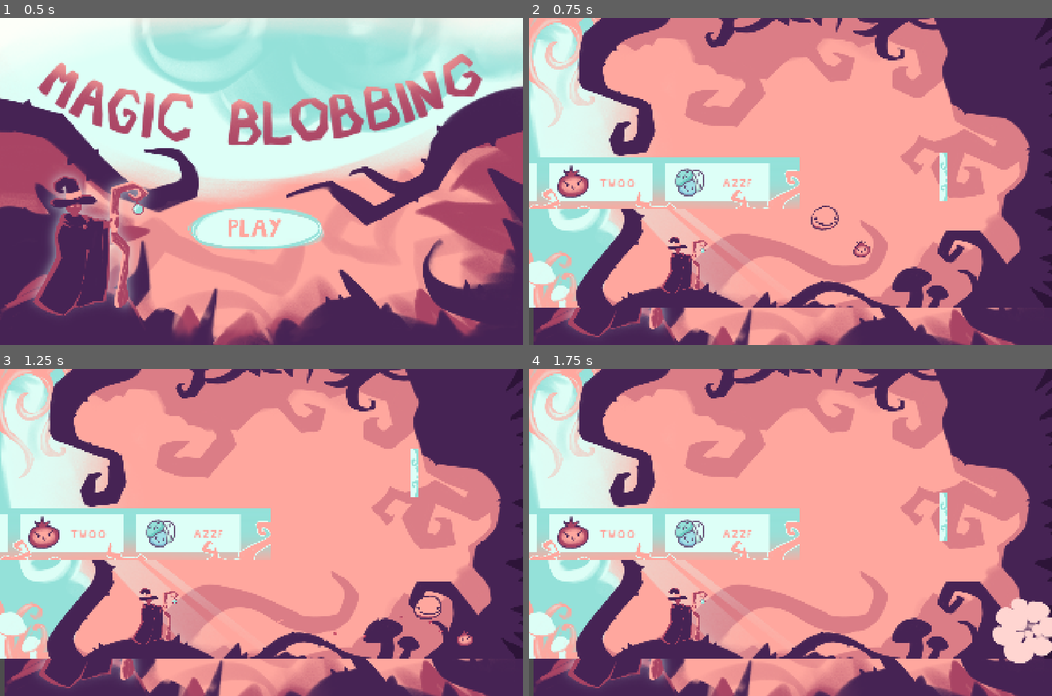
Above: before the commit, frames 1-4 (two rows, left to right).
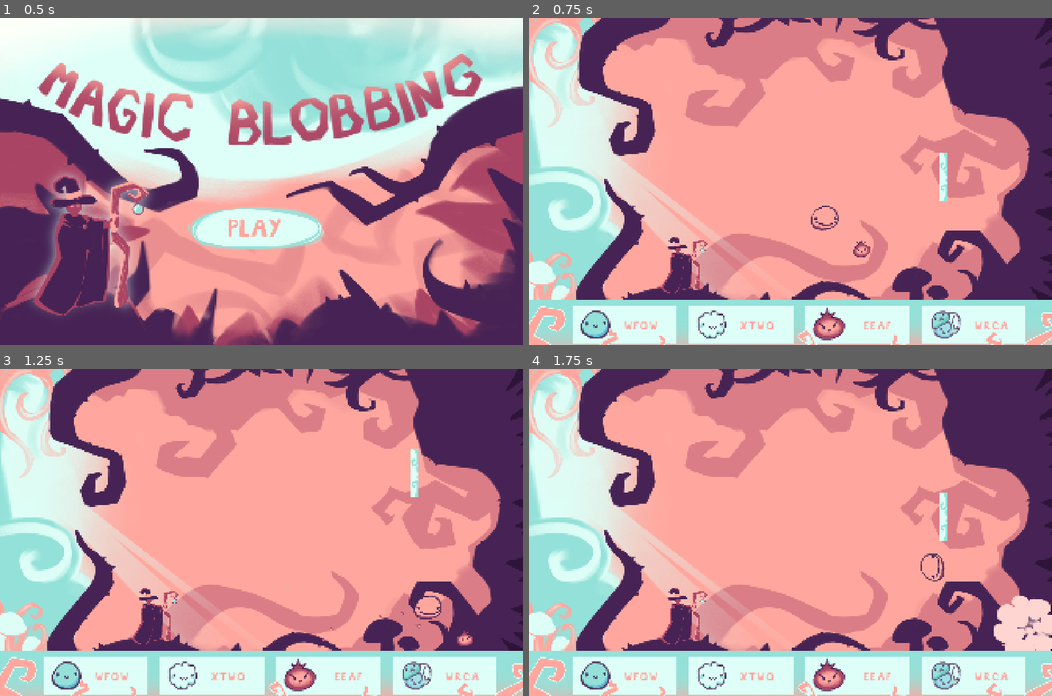
Above: after the commit, the same moments.

Repository: EmberDragons/Blobing
Game: Godot game, scene res://scenes/start.tscn
The game is run twice, just before and just after one commit, with the same random seed, the same clock (stepped at 60 frames per second) and the same inputs. This scene is started directly instead of the project's main scene. The engine's default icon, where the game draws it, is replaced by a stand-in: a white triangle on a blue panel in a dark square.
Inputs (mouse positions are in pixels of both pictures, inside the frame that each line leads up to):
- Up to frame 1 (0.5 s): no input
- Up to frame 2 (0.75 s): tap Enter at 0.5 s; move the mouse to (905, 165) at 0.52 s; hold Up (ui_up) from 0.53 s (still down); hold Space (activate) from 0.53 s (still down); click (905, 165) at 0.67 s
- Up to frame 3 (1.25 s): keep holding Up (ui_up); keep holding Space (activate)
- Up to frame 4 (1.75 s): move the mouse to (685, 548) at 1.27 s; release Up (ui_up) at 1.28 s; release Space (activate) at 1.28 s; hold Down (ui_down) from 1.28 s (still down); tap Space (activate) at 1.35 s

Frame 1 is identical in both runs. In frame 2, 21% of the frame differs, in the area x 0-100%, y 42-100%; in frame 3, 21%; in frame 4, 21%.
Error before the commit: Attempt to call function 'play' in base 'null instance' on a null instance. (res://scripts/slime/fireslime.gd:71)

Commit message:
fix scene change

Diff:
--- a/new-game-project/scripts/obj/start-button.gd
+++ b/new-game-project/scripts/obj/start-button.gd
@@ -1,6 +1,4 @@
 extends Polygon2D
-
-var main = preload("res://scenes/main.tscn").instantiate()
 
 # Called when the node enters the scene tree for the first time.
 func _ready() -> void:
@@ -11,4 +9,4 @@
 func _process(delta: float) -> void:
 	var c = Input.is_mouse_button_pressed(MOUSE_BUTTON_LEFT)
 	if c:
-		add_child(main)
+		get_tree().change_scene_to_file("res://scenes/main.tscn")
